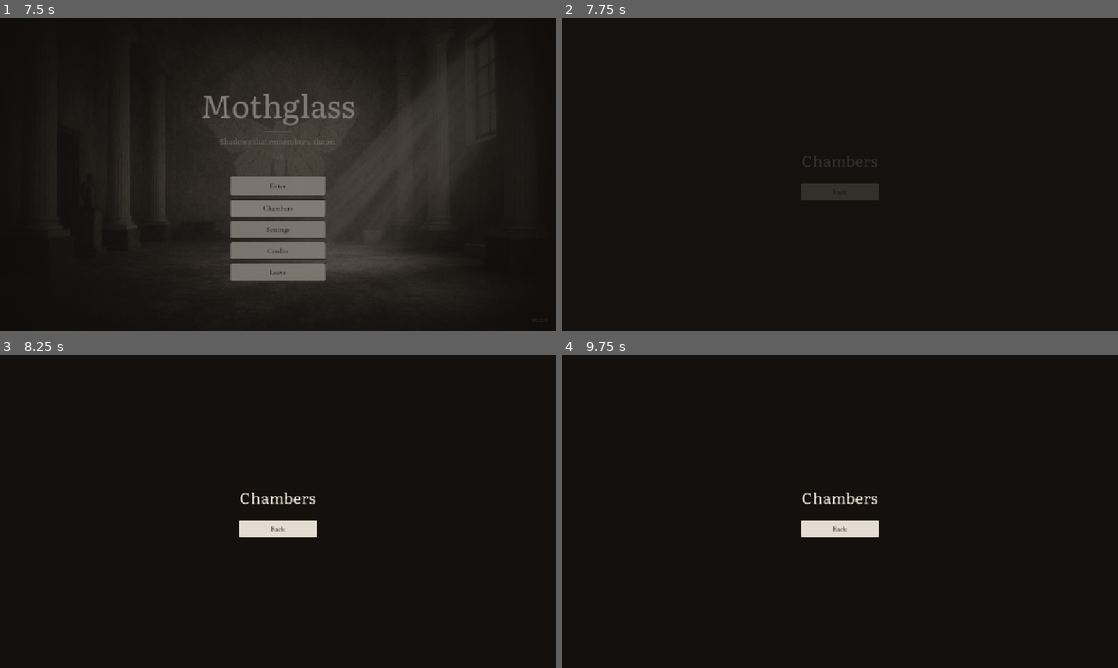
Above: before the commit, frames 1-4 (two rows, left to right).
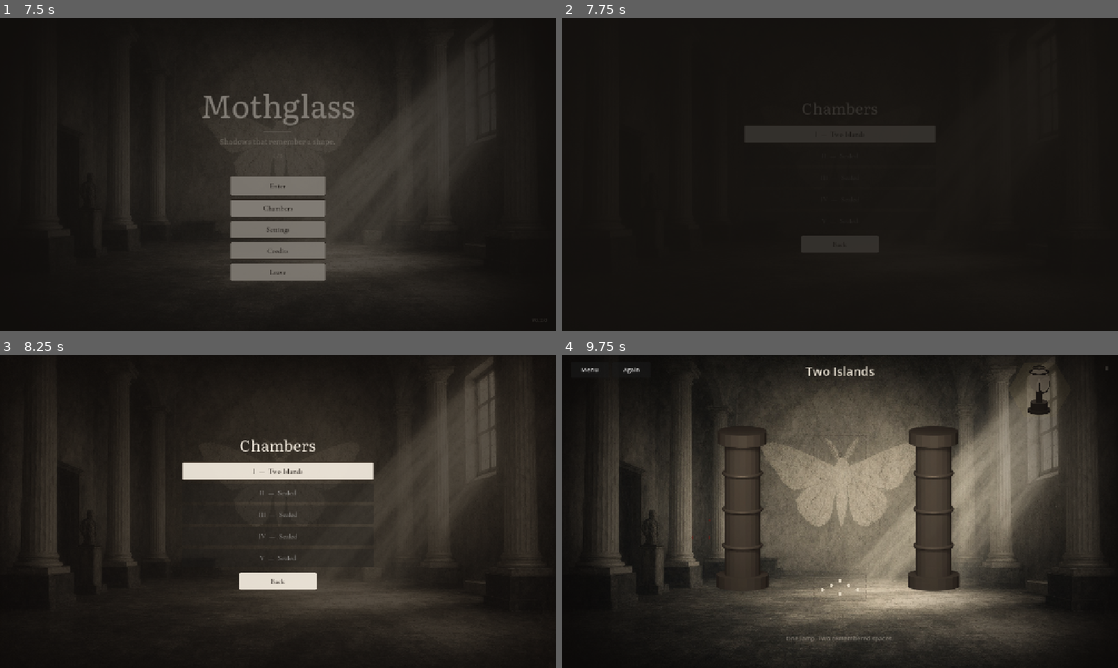
Above: after the commit, the same moments.

Repository: quocXEM/mothglass
Game: Godot game, scene res://scenes/boot.tscn
Two runs of this game, one before a commit and one after it. Both use one fixed random seed, a clock stepped at 60 frames per second and the inputs below.
Inputs (mouse positions are in pixels of both pictures, inside the frame that each line leads up to):
- Up to frame 1 (7.5 s): tap Enter at 0.5 s; move the mouse to (400, 158) at 0.52 s; tap Q at 0.6, 2.1 s; click (400, 158) at 0.67 s; drag from (166, 190) to (250, 237) at 1.27 s; tap Space at 2 s; move the mouse to (333, 105) at 2.02 s; click (333, 105) at 2.17 s; click "Enter" at 2.75 s; click "Again" at 3.5 s; click "Again" at 4.25 s; click "Again" at 5 s; click "Menu" at 5.75 s; click "Enter" at 6.5 s; click "Chambers" at 7.25 s
- Up to frame 2 (7.75 s): no input
- Up to frame 3 (8.25 s): click (278, 470) at 8 s, where only the run after the commit has a clickable "I — Two Islands"
- Up to frame 4 (9.75 s): click (840, 470) at 8.75 s, where only the run after the commit has a clickable "I — Two Islands"; drag from (812, 574) to (673, 464) at 9.52 s

Frame 1 is identical in both runs. In frame 2, 3.3% of the frame differs, in the area x 33-67%, y 27-75%; in frame 3, 33%; in frame 4, 57%, in the area x 3-98%, y 0-99%.
Error before the commit: Parse Error: Cannot infer the type of "roman" variable because the value doesn't have a set type. (res://scripts/ui/chambers_screen.gd:28)

Commit message:
Sửa crash Chambers: type roman + free nút an toàn.
Gán String rõ ràng; rebuild list không dùng queue_free giữa chừng.

Co-authored-by: Cursor <cursoragent@cursor.com>

Diff:
--- a/scripts/ui/chambers_screen.gd
+++ b/scripts/ui/chambers_screen.gd
@@ -1,4 +1,6 @@
 extends Control
+
+const ROMAN: PackedStringArray = ["I", "II", "III", "IV", "V"]
 
 @onready var title_l: Label = %Title
 @onready var list: VBoxContainer = %List
@@ -10,7 +12,7 @@
 	if ResourceLoader.exists("res://assets/art/bg_dream.jpg"):
 		bg_photo.texture = load("res://assets/art/bg_dream.jpg")
 	_rebuild()
-	Loc.language_changed.connect(func(_c): _rebuild())
+	Loc.language_changed.connect(func(_c: String) -> void: _rebuild())
 	back_btn.pressed.connect(func() -> void:
 		AudioBus.play_ui()
 		GameState.goto_menu()
@@ -20,21 +22,27 @@
 func _rebuild() -> void:
 	title_l.text = Loc.tr_key("chambers.title")
 	back_btn.text = Loc.tr_key("chambers.back")
-	for c in list.get_children():
-		c.queue_free()
+	# Free immediately — queue_free mid-rebuild crashes list rebuilds
+	while list.get_child_count() > 0:
+		var old: Node = list.get_child(0)
+		list.remove_child(old)
+		old.free()
+
 	for i in range(1, GameState.TOTAL_ROOMS + 1):
 		var btn := Button.new()
 		btn.custom_minimum_size = Vector2(280, 42)
-		var roman := ["I", "II", "III", "IV", "V"][i - 1]
-		var done := "  ·" if GameState.is_done(i) else ""
+		var roman: String = ROMAN[i - 1]
+		var done: String = "  ·" if GameState.is_done(i) else ""
 		if i <= GameState.unlocked:
 			btn.text = "%s  —  %s%s" % [roman, Loc.room_title(i), done]
-			var room_id := i
-			btn.pressed.connect(func() -> void:
-				AudioBus.play_ui()
-				GameState.play_room(room_id)
-			)
+			var room_id: int = i
+			btn.pressed.connect(_on_pick.bind(room_id))
 		else:
 			btn.text = "%s  —  %s" % [roman, Loc.tr_key("chambers.locked")]
 			btn.disabled = true
 		list.add_child(btn)
+
+
+func _on_pick(room_id: int) -> void:
+	AudioBus.play_ui()
+	GameState.play_room(room_id)
